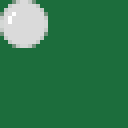
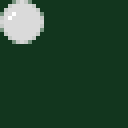
Layers edited between the first and the second 128×128 image:
painted on "ball" over (x1=0, y1=0, x2=48, y2=48)
painted on "bg" over (x1=0, y1=0, x2=128, y2=128)
